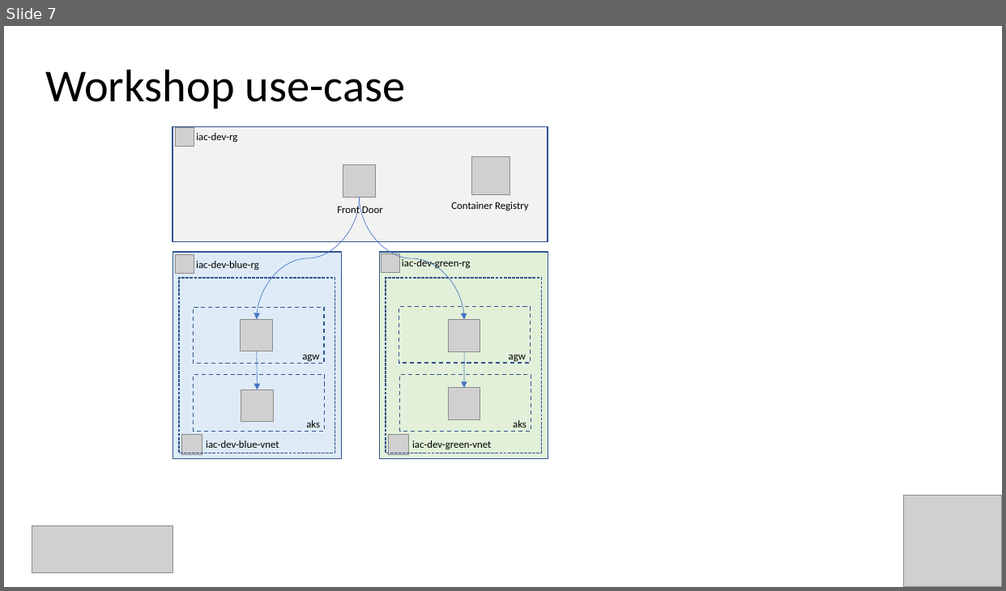
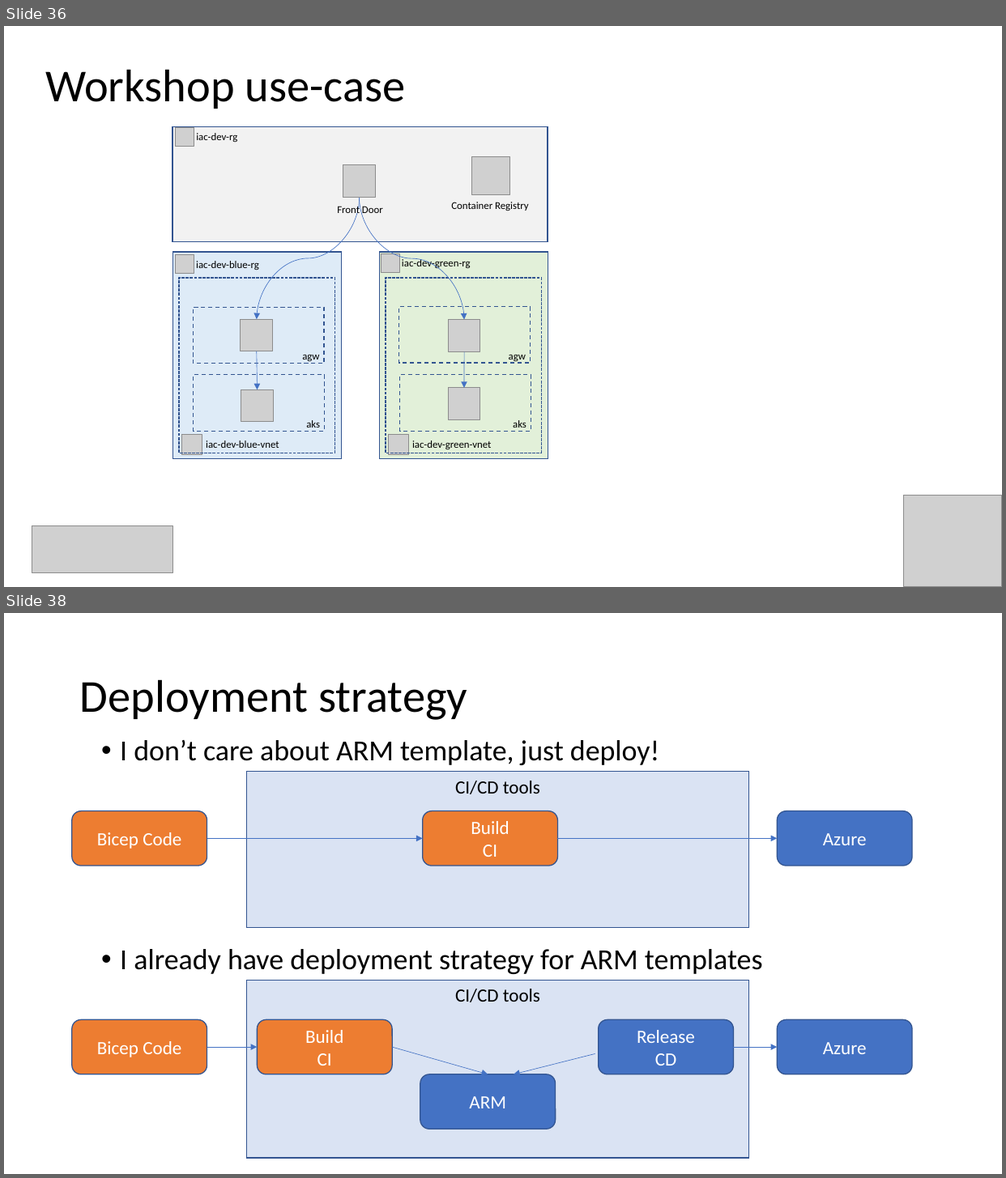
Before and after one commit to evgenyb/aks-workshops, a slide deck: 03-immutable-aks-infrastructure-with-bicep/slides/Immutable AKS Infrastructure with Bicep.pptx. Shown one above the other, each under a label of ours: slide 7 before the commit, slides 36 and 38 after it; the slides between them are not shown. The pictures are 1006x591 and 1006x1178 pixels, drawn with LibreOffice and Linux fonts; fonts in the diff are those of the drawing; grey boxes stand for pictures; background and template pictures are left out. Boxes give left, top, right and bottom in pixels: in the first picture for what was removed or moved away, otherwise in the second. Text is boxed around its words. In the diff, an @@ line names an element or a change of style, - is before the commit and + after.

Commit message:
lab-09 + slides

```diff
--- a/03-immutable-aks-infrastructure-with-bicep/slides/Immutable AKS Infrastructure with Bicep.pptx
+++ b/03-immutable-aks-infrastructure-with-bicep/slides/Immutable AKS Infrastructure with Bicep.pptx
@@ slide 38 added at <box>4,613,1002,1174</box>, background #FFFFFF @@
@@ title added at <box>80,679,467,720</box>, 44 pt, text #000000 @@
+Deployment strategy
@@ text added at <box>120,740,763,974</box>, 28 pt, text #000000 @@
+• I don’t care about ARM template, just deploy!
+• I already have deployment strategy for ARM templates
@@ group added at <box>72,771,913,927</box>: 3 rounded rectangles, 2 arrows, 1 rectangle @@
+CI/CD tools
+Bicep Code
+Build
+CI
+Azure
@@ rectangle added at <box>246,980,749,1158</box>, fill #DAE3F3, outline #325491 1 pt, 18 pt, text #000000 @@
+CI/CD tools
@@ rounded rectangle added at <box>72,1020,207,1075</box>, fill #ED7D31, outline #325491 1 pt, 18 pt, text #FFFFFF @@
+Bicep Code
@@ rounded rectangle added at <box>257,1020,393,1075</box>, fill #ED7D31, outline #325491 1 pt, 18 pt, text #FFFFFF @@
+Build
+CI
@@ rounded rectangle added at <box>599,1020,734,1075</box>, fill #4472C4, outline #325491 1 pt, 18 pt, text #FFFFFF @@
+Release
+CD
@@ rounded rectangle added at <box>778,1020,913,1075</box>, fill #4472C4, outline #325491 1 pt, 18 pt, text #FFFFFF @@
+Azure
@@ arrow added from (206, 1047) to (257, 1047), #4472C4 0.5 pt @@
@@ arrow added from (393, 1047) to (488, 1075), #4472C4 0.5 pt @@
@@ arrow added from (734, 1047) to (778, 1047), #4472C4 0.5 pt @@
@@ arrow added from (595, 1054) to (513, 1075), #4472C4 0.5 pt @@
@@ rounded rectangle added at <box>420,1075,556,1130</box>, fill #4472C4, outline #325491 1 pt, 18 pt, text #FFFFFF @@
+ARM
@@ what was slide 7 is now slide 36 @@
```
Also in this commit, not shown: 29 other slides added, 4 other files.
